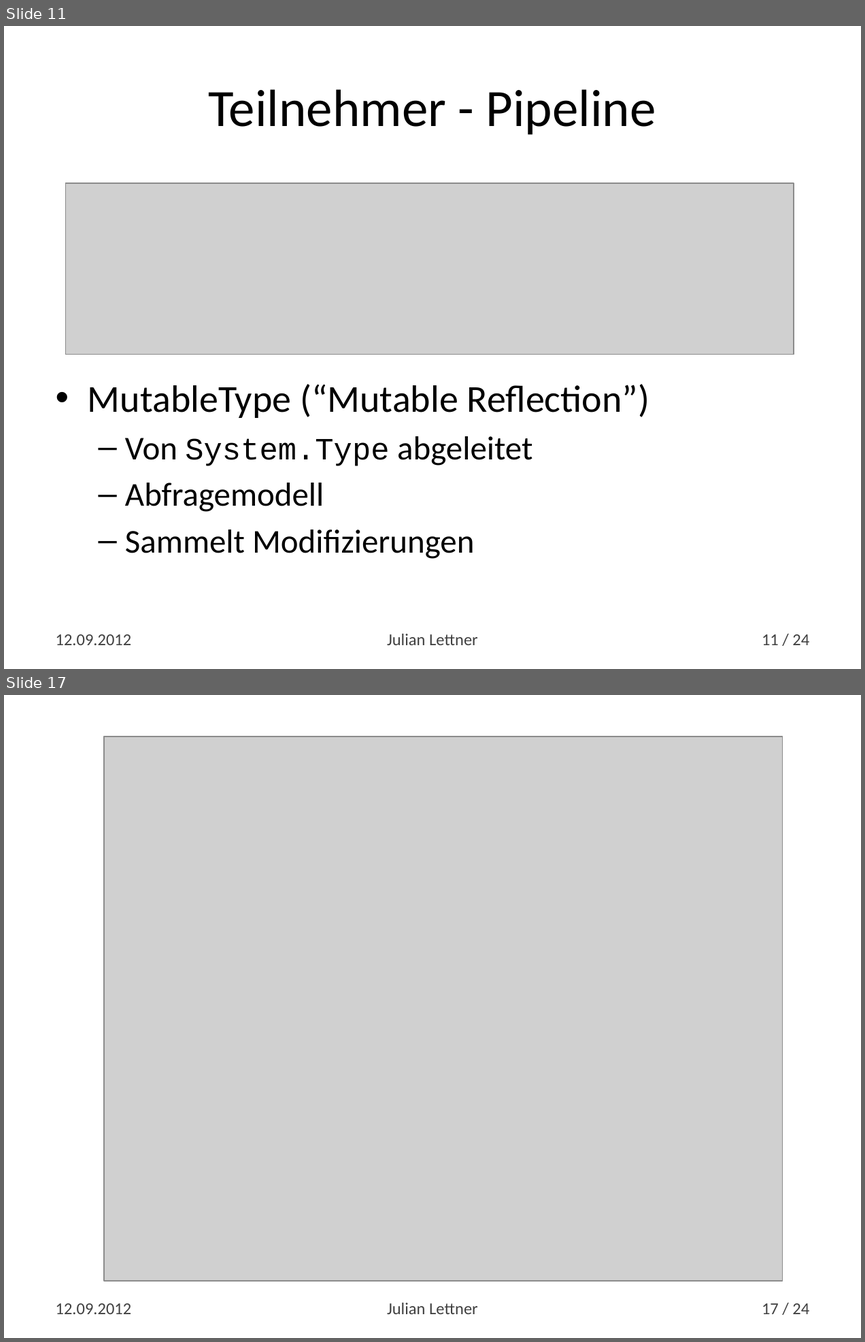
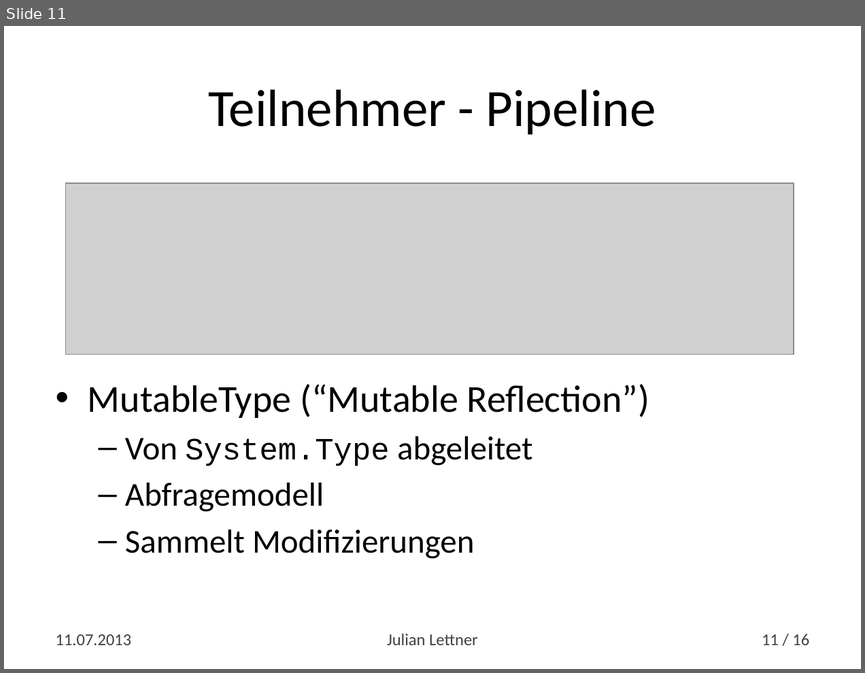
Before and after one commit to yln/TypePipeDemo, a slide deck: A Code Generation Pipeline for .NET.pptx. Shown one above the other, each under a label of ours: slides 11 and 17 before the commit, slide 11 after it; the slides between them are not shown. The pictures are 865x1342 and 865x673 pixels, drawn with LibreOffice and Linux fonts; fonts in the diff are those of the drawing; grey boxes stand for pictures. Boxes give left, top, right and bottom in pixels: in the first picture for what was removed or moved away, otherwise in the second. Text is boxed around its words. In the diff, an @@ line names an element or a change of style, - is before the commit and + after.

```diff
--- a/A Code Generation Pipeline for .NET.pptx
+++ b/A Code Generation Pipeline for .NET.pptx
@@ slide 17 removed at (x1=4, y1=695, x2=861, y2=1338), background #FFFFFF @@
@@ picture removed at (x1=104, y1=736, x2=783, y2=1280) @@
@@ text removed at (x1=56, y1=1303, x2=132, y2=1314) @@
-12.09.2012
@@ text removed at (x1=387, y1=1302, x2=478, y2=1314) @@
-Julian Lettner
@@ page number removed at (x1=762, y1=1303, x2=809, y2=1314) @@
-17 / 24
@@ slide 11 changed as well @@
@@ text at (x1=56, y1=634, x2=132, y2=645): text changed @@
-12.09.2012
+11.07.2013
@@ page number at (x1=762, y1=633, x2=809, y2=645): text changed @@
-11 / 24
+11 / 16
```
Also in this commit, not shown: 13 other slides changed, 1 slide added, 8 other slides removed.
